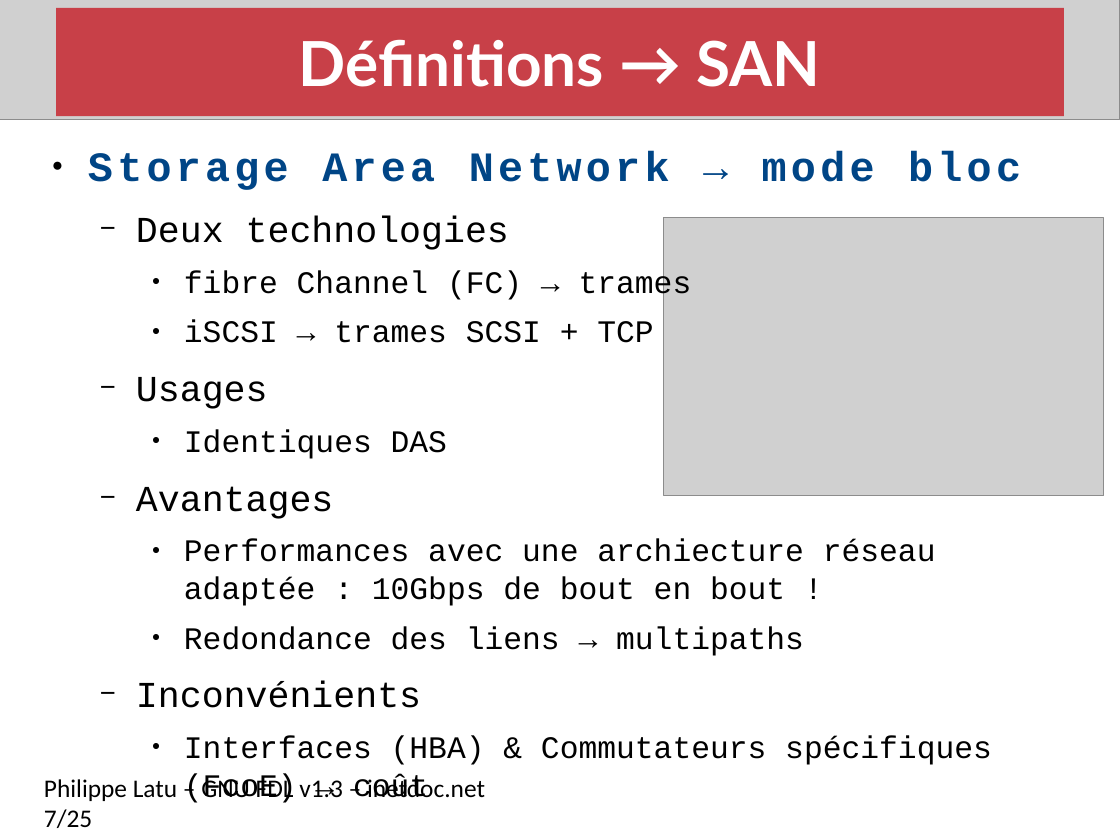
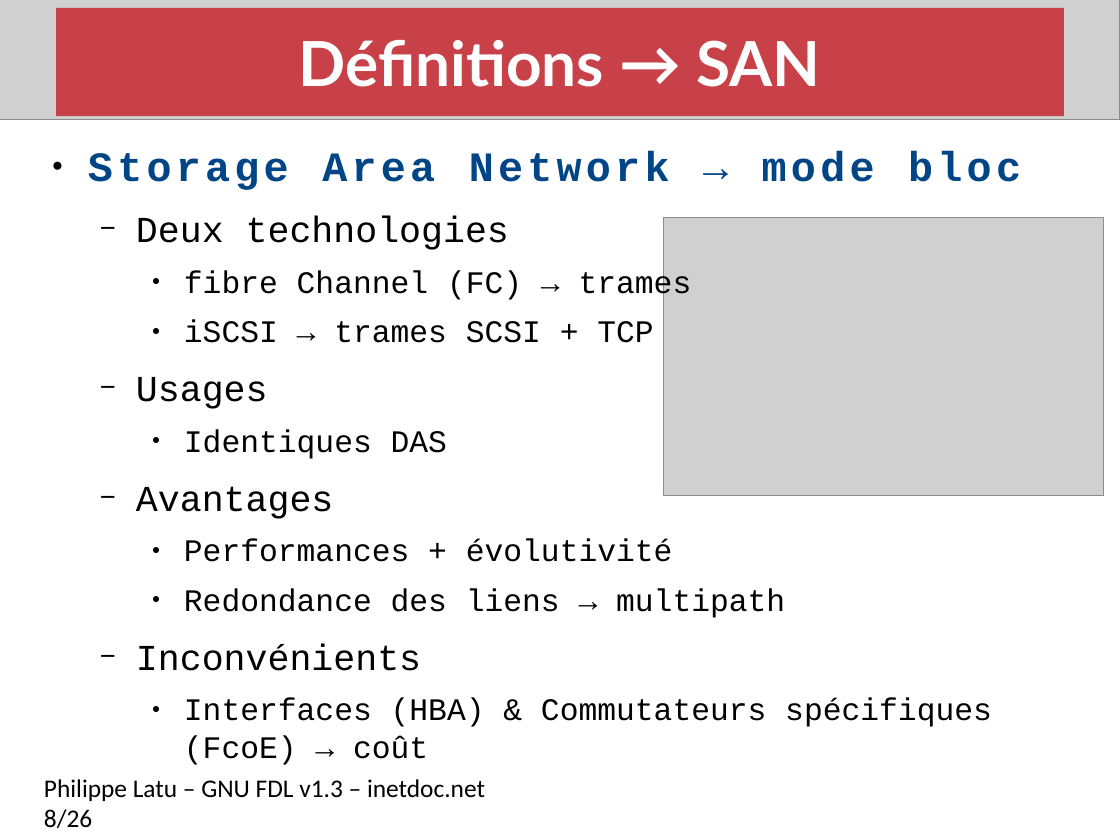
Before and after one commit to platu/inetdoc, a slide deck: slide 8 of presentations/net-storage/net-storage.odp (slide 7 before the commit). Drawn at 1120x840 pixels with LibreOffice and Linux fonts; fonts in the diff are those of the drawing; grey boxes stand for pictures. Boxes give left, top, right and bottom in pixels: in the first picture for what was removed or moved away, otherwise in the second. Text is boxed around its words. In the diff, an @@ line names an element or a change of style, - is before the commit and + after.

Commit message:
édition 2021 présentation stockage réseau

```diff
--- a/presentations/net-storage/net-storage.odp
+++ b/presentations/net-storage/net-storage.odp
@@ text at (184, 539, 785, 618): text changed @@
-    ● Performances avec une archiecture réseau adaptée : 10Gbps de bout en bout !
-    ● Redondance des liens → multipaths
+    ● Performances + évolutivité
+    ● Redondance des liens → multipath
@@ text at (44, 779, 485, 828): text changed @@
-Philippe Latu – GNU FDL v1.3 – inetdoc.net 7/25
+Philippe Latu – GNU FDL v1.3 – inetdoc.net 8/26
```
Also in this commit, not shown: 15 other slides changed, 1 slide added, 1 other file.
